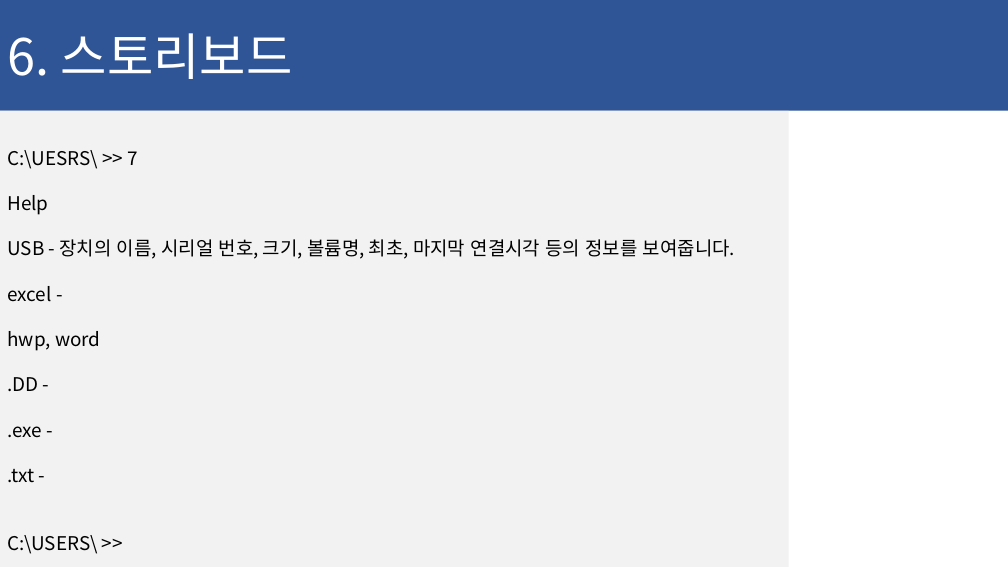
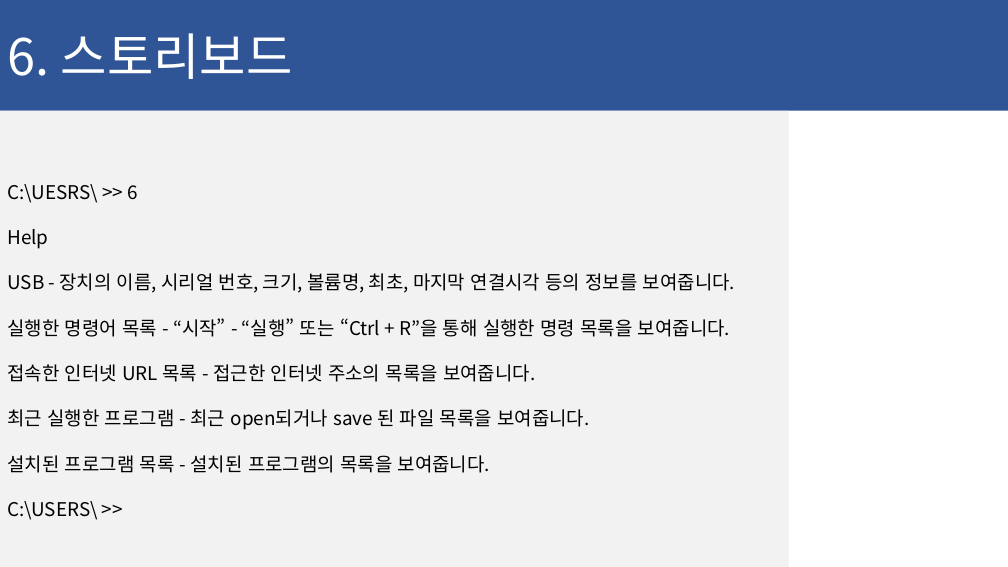
Before and after one commit to ChaeSung-Lee/DJ_InternShip, a slide deck: slide 37 of 2021_Summer/jp.hong/Project_BnD_jph.pptx (slide 38 before the commit). Drawn at 1008x567 pixels with LibreOffice and Linux fonts; fonts in the diff are those of the drawing. Boxes give left, top, right and bottom in pixels: in the first picture for what was removed or moved away, otherwise in the second. Text is boxed around its words. In the diff, an @@ line names an element or a change of style, - is before the commit and + after.

```diff
--- a/2021_Summer/jp.hong/Project_BnD_jph.pptx
+++ b/2021_Summer/jp.hong/Project_BnD_jph.pptx
@@ text in rectangle at box(7, 184, 137, 203): text changed @@
-C:\UESRS\ >> 7
+C:\UESRS\ >> 6
@@ text in rectangle at box(7, 318, 730, 473): text changed @@
-excel -
-hwp, word
-.DD -
-.exe -
-.txt -
+실행한 명령어 목록 - “시작” - “실행” 또는 “Ctrl + R”을 통해 실행한 명령 목록을 보여줍니다.
+접속한 인터넷 URL 목록 - 접근한 인터넷 주소의 목록을 보여줍니다.
+최근 실행한 프로그램 - 최근 open되거나 save 된 파일 목록을 보여줍니다.
+설치된 프로그램 목록 - 설치된 프로그램의 목록을 보여줍니다.
```
Also in this commit, not shown: 5 other slides changed, 1 slide removed, 1 other file.
